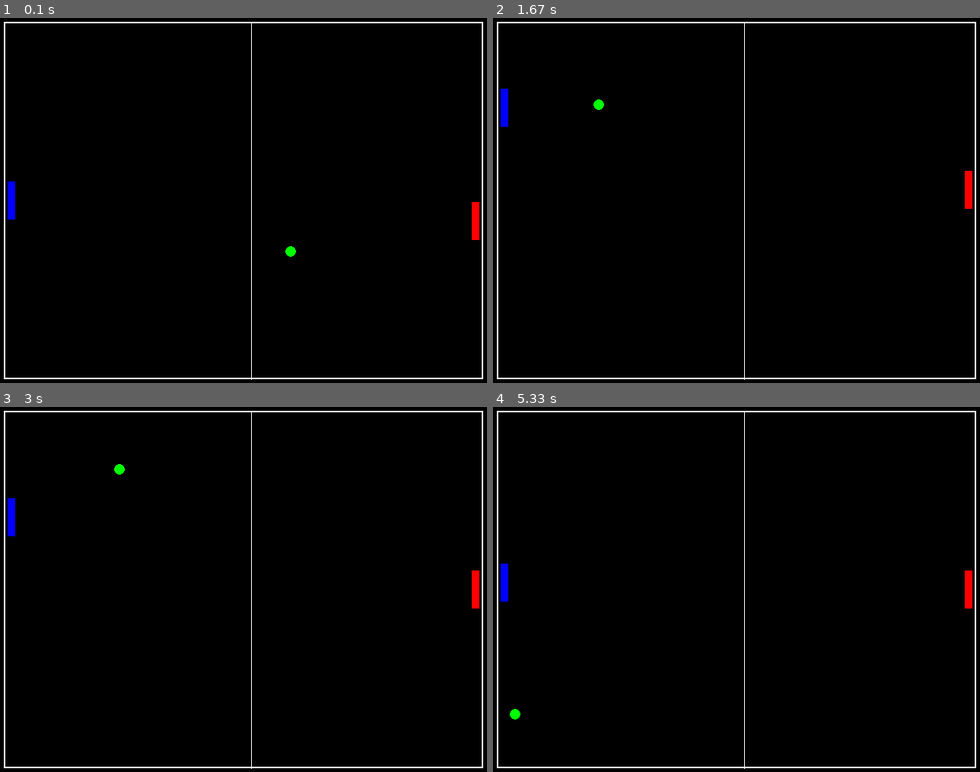
Above: before the commit, frames 1-4 (two rows, left to right).
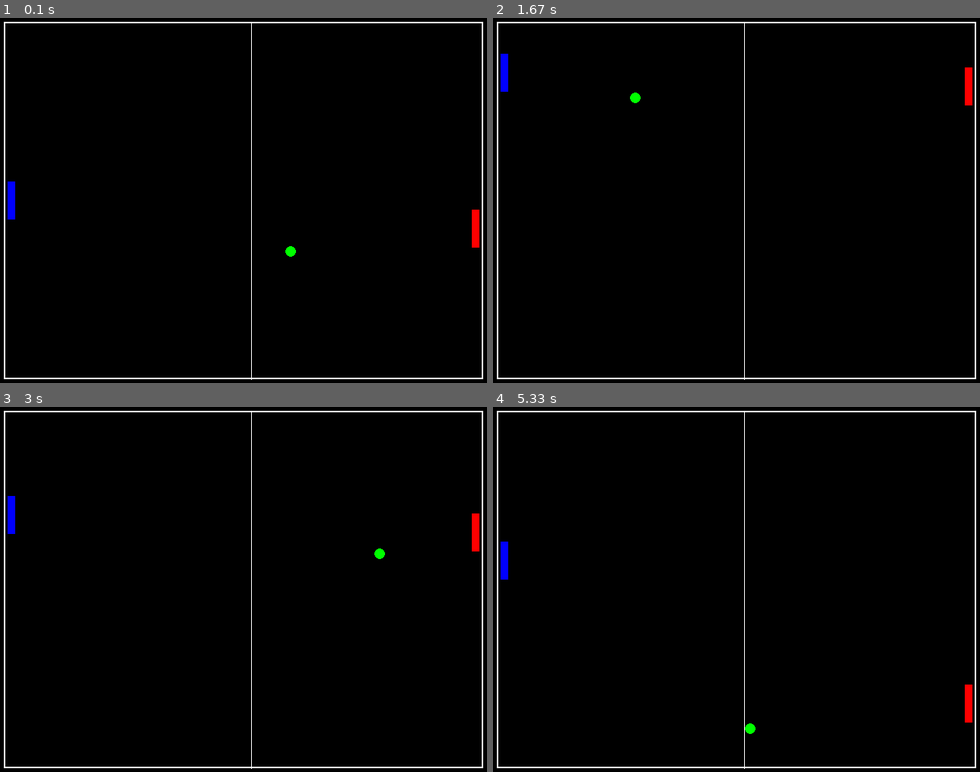
Above: after the commit, the same moments.

Repository: strin/curriculum-deep-RL
Game: pygame game, started from pyrl/tasks/pyale/games/pong.py
Two runs of this game, one before a commit and one after it. Both use one fixed random seed, a clock stepped at 60 frames per second and the inputs below. The source is Python 2; it was converted automatically to run under Python 3.
Inputs:
- Up to frame 1 (0.1 s): no input
- Up to frame 2 (1.67 s): hold Up 0.33-0.8 s; hold Down 0.83-1.13 s; hold Up 1.17-1.53 s; hold Down from 1.57 s (still down)
- Up to frame 3 (3 s): release Down at 1.93 s; hold Up 1.97-2.27 s; hold Down 2.3-2.6 s; hold Up from 2.63 s (still down)
- Up to frame 4 (5.33 s): release Up at 3 s; hold Down 3.03-3.4 s; hold Up 3.43-3.73 s; hold Down 3.77-4.07 s; hold Up 4.1-4.47 s; hold Down 4.5-4.87 s; hold Up 4.9-5.2 s; hold Down from 5.23 s (still down)

The runs differ from the first frame. In frame 1, less than 0.1% of the frame differs, in the area x 96-99%, y 50-63%; in frame 2, 0.7%, in the area x 1-99%, y 9-53%; in frame 3, 0.4%; in frame 4, 0.6%.

Commit message:
change the pong game to make it slightly harder

Diff:
--- a/pyrl/tasks/pyale/games/pong.py
+++ b/pyrl/tasks/pyale/games/pong.py
@@ -13,6 +13,8 @@
 #		with classes or defs but I tried to make it short and understandable with very
 #		little knowledge of python and pygame(I'm one of them). Enjoy.
 import pygame
+import numpy as np
+import numpy.random as npr
 from pygame.locals import *
 from sys import exit
 import random
@@ -50,7 +52,9 @@
 bar1_y, bar2_y = 215. , 215.
 circle_x, circle_y = 307.5, 232.5
 bar1_move, bar2_move = 0. , 0.
-speed_x, speed_y, speed_circ, speed_ai = 250., 250., 250., 150
+speed_x, speed_y, speed_circ, speed_ai = 250., 250., 250., 250
+base_speed_y = speed_y
+base_speed_x = speed_x
 ai_speed = 0.
 bar1_score, bar2_score = 0,0
 
@@ -149,18 +153,24 @@
     if circle_x <= bar1_x + 10.:
         if circle_y >= bar1_y - C / 2. and circle_y <= bar1_y + H1 - C / 2.:
             circle_x = 20.
-            speed_x = -speed_x
+            speed_x = base_speed_x + npr.randn() * 30
+            speed_y = speed_y + abs(npr.randn()) * abs(ai_speed) * (np.sign(bar1_move))
     if circle_x >= bar2_x - 15.:
         if circle_y >= bar2_y - C / 2. and circle_y <= bar2_y + H2 - C / 2.:
             circle_x = 605.
-            speed_x = -speed_x
+            speed_x = -base_speed_x + npr.randn() * 30
+            speed_y = speed_y + abs(npr.randn()) * abs(ai_speed) * (np.sign(ai_speed))
     if circle_x < 5.:
         bar2_score += 1
         circle_x, circle_y = 307.5, 232.5
+        speed_y = base_speed_y * np.sign(npr.randn())
+        speed_x = abs(base_speed_x)
         bar1_y, bar2_y = 215., 215.
     elif circle_x > 620.:
         bar1_score += 1
         circle_x, circle_y = 307.5, 232.5
+        speed_y = base_speed_y * np.sign(npr.randn())
+        speed_x = abs(base_speed_x)
         bar1_y, bar2_y = 215., 215.
     if circle_y <= 10.:
         speed_y = -speed_y
